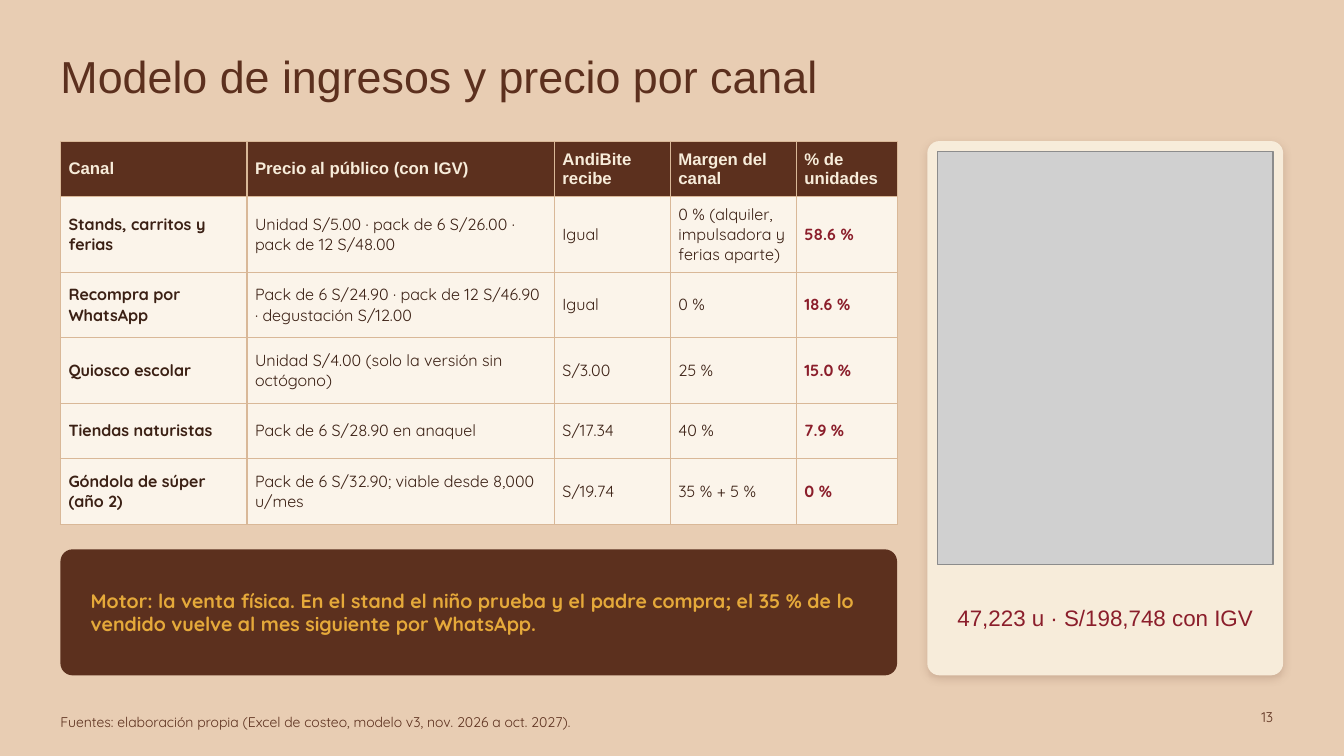
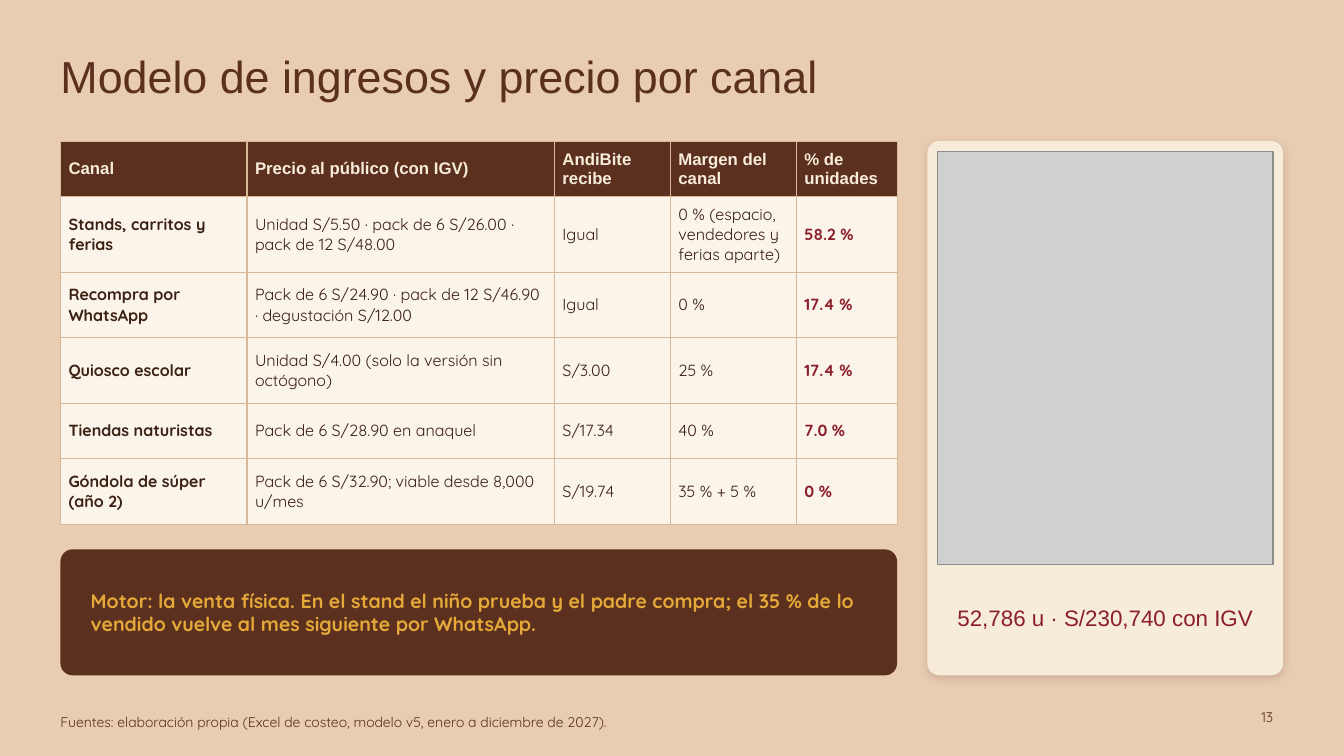
Before and after one commit to Darknow-web/Desarrollo-y-lanzamiento-de-producto-y-marca, a slide deck: slide 13 of 04-reformulacion/T1-presentacion-AndiBite-2-0.pptx. Drawn at 1344x756 pixels with LibreOffice and Linux fonts; fonts in the diff are those of the drawing; grey boxes stand for pictures. Boxes give left, top, right and bottom in pixels: in the first picture for what was removed or moved away, otherwise in the second. Text is boxed around its words. In the diff, an @@ line names an element or a change of style, - is before the commit and + after.

```diff
--- a/04-reformulacion/T1-presentacion-AndiBite-2-0.pptx
+++ b/04-reformulacion/T1-presentacion-AndiBite-2-0.pptx
@@ table at <box>60,141,897,514</box> @@
-row 2: Stands, carritos y ferias | Unidad S/5.00 · pack de 6 S/26.00 · pack de 12 S/48.00 | Igual | 0 % (alquiler, impulsadora y ferias aparte) | 58.6 %
+row 2: Stands, carritos y ferias | Unidad S/5.50 · pack de 6 S/26.00 · pack de 12 S/48.00 | Igual | 0 % (espacio, vendedores y ferias aparte) | 58.2 %
-row 3, column 5: 18.6 %
+row 3, column 5: 17.4 %
-row 4, column 5: 15.0 %
+row 4, column 5: 17.4 %
-row 5, column 5: 7.9 %
+row 5, column 5: 7.0 %
@@ text at <box>957,609,1252,629</box>: text changed @@
-47,223 u · S/198,748 con IGV
+52,786 u · S/230,740 con IGV
@@ text at <box>60,717,606,730</box>: text changed @@
-Fuentes: elaboración propia (Excel de costeo, modelo v3, nov. 2026 a oct. 2027).
+Fuentes: elaboración propia (Excel de costeo, modelo v5, enero a diciembre de 2027).
```
Also in this commit, not shown: 9 other slides changed, 5 other files.
